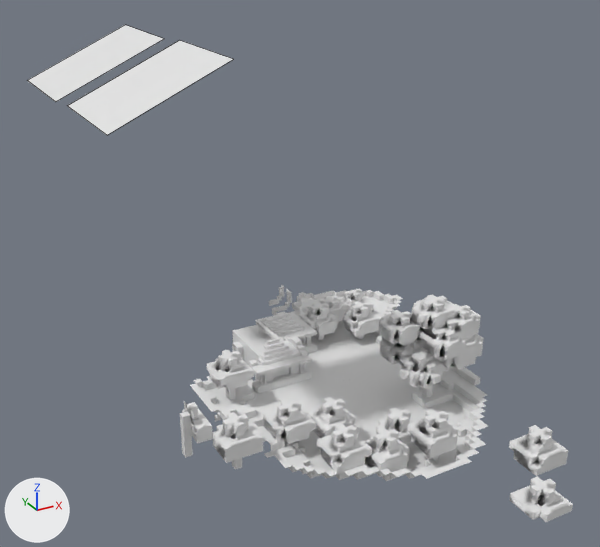
One commit to the Blender file Files/04-Shots/Shot_07_Gang-durch-Tür_2sec.blend: the scene before it, then after it.
Before and after are seen from a 50 mm lens placed at (-105.3, -176.5, 131.2), pointed at (-9.1, -1.6, 43.7). The axes (+X, +Y, +Z) are drawn at lower left. The lights are the same throughout. Mesh edges are drawn as thin lines on the coarser meshes. Materials are left out; every surface is plain grey.

The older version as bpy lines, for what is in view:
```python
me_plane_001 = bpy.data.meshes.new('Plane.001')
me_plane_001.from_pydata([(-1.0, -1.0, 0.0), (1.0, -1.0, 0.0), (-1.0, 1.0, 0.0), (1.0, 1.0, 0.0)], [], [(0, 1, 3, 2)])
me_plane_001.materials.append(mat_material_003)
me_plane_002 = bpy.data.meshes.new('Plane.002')
me_plane_002.from_pydata([(-1.0, -1.0, 0.0), (1.0, -1.0, 0.0), (-1.0, 1.0, 0.0), (1.0, 1.0, 0.0)], [], [(0, 1, 3, 2)])
me_plane_002.materials.append(mat_material_003)
me_spruce_wood_stairs = bpy.data.meshes.new('Spruce_Wood_Stairs')
me_spruce_wood_stairs.from_pydata(...)  # 1028 vertices, 388 faces; spans x -0.586..0.614, y -0.128..0.172, z -0.623..0.677
me_spruce_wood_stairs.materials.append(mat_spruce_wood_stairs)
ob_plane_001 = bpy.data.objects.new('Plane.001', me_plane_001)
ob_plane_001.location = (-44.6, 48.2, 94.1)
ob_plane_001.rotation_euler = (0.0, -0.423, 0.0)  # degrees (0, -24, 0)
ob_plane_001.scale = (16.0, 16.0, 16.0)
ob_plane_002 = bpy.data.objects.new('Plane.002', me_plane_002)
ob_plane_002.location = (-44.1, 6.8, 94.8)
ob_plane_002.rotation_euler = (0.0, -0.423, 0.0)  # degrees (0, -24, 0)
ob_plane_002.scale = (16.0, 16.0, 16.0)
ob_spruce_wood_stairs = bpy.data.objects.new('Spruce_Wood_Stairs', me_spruce_wood_stairs)
ob_spruce_wood_stairs.location = (-1.3, 28.7, 9.3)
ob_spruce_wood_stairs.rotation_euler = (1.571, 0.0, 0.0)  # degrees (90, 0, 0)
ob_spruce_wood_stairs.scale = (20.0, 20.0, 20.0)
# also in view: 'Oak_Leaves' at (-2.0, -13.9, 16.8); 'Stone_Slab' at (-1.0, 28.1, 8.3); 'Moss_Stone' at (12.0, 1.1, 0.8); 'Wood' at (-5.0, -11.9, 13.8); 'Cobblestone' at (7.0, 8.1, 1.8)
```
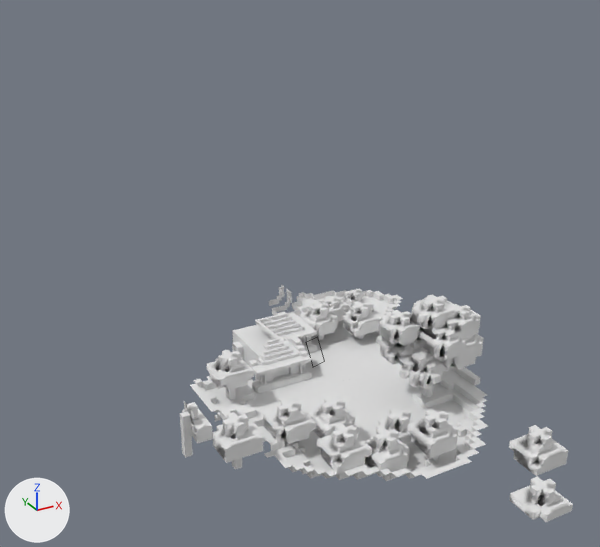
What differs and where, as boxes [x1, y1, x2, y2] in the pictures (600 x 547 px):
```json
{"object": "Plane.002", "change": "no longer drawn", "before": [68, 40, 233, 135]}
{"object": "Plane.001", "change": "moved, turned, rescaled, surface changed", "before": [27, 25, 163, 102], "on screen": "not visible afterwards"}
```

Scene script edits in JSON lines:
```json
{"op": "set", "path": "ob_plane_001.location", "old": "(-44.6, 48.2, 94.1)", "new": "(6.9, 18.0, 6.6)"}
{"op": "set", "path": "ob_plane_001.rotation_euler", "old": "(0.0, -0.423, 0.0)", "new": "(-3.142, 1.955, -4.403)", "note": "degrees (0, -24, 0) -> degrees (-180, 112, -252)"}
{"op": "set", "path": "ob_plane_001.scale", "old": "(16.0, 16.0, 16.0)", "new": "(4.03, 2.53, 4.03)"}
{"op": "add", "block": "ob_plane_001", "code": "ob_plane_001.visible_camera = False"}
{"op": "add", "block": "ob_plane_001", "code": "ob_plane_001.visible_shadow = False"}
{"op": "remove", "block": "ob_plane_002", "code": ["ob_plane_002 = bpy.data.objects.new('Plane.002', me_plane_002)", "ob_plane_002.location = (-44.1, 6.8, 94.8)", "ob_plane_002.rotation_euler = (0.0, -0.423, 0.0)  # degrees (0, -24, 0)", "ob_plane_002.scale = (16.0, 16.0, 16.0)"]}
```
